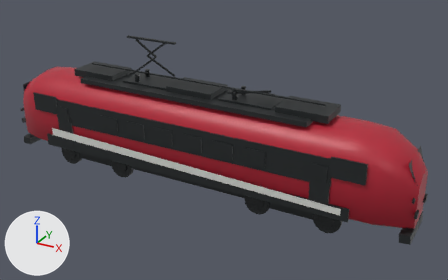
An edit to the glTF model public/models/railjet-lab/blender/railjet-nextgen-taurus.glb, drawn before and after from the same camera.
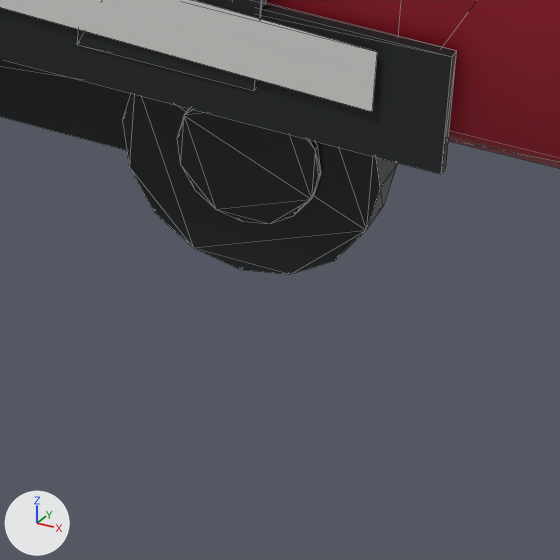
The first picture shows the older version from a 50 mm camera at (12.99, -21.26, 13.07) aimed at (1.17, 0.23, 2.33). The close-ups show the older and then the newer version on the part from 67% to 81% of the width and 73% to 95% of the height of that picture. Only the edits that show in the close-ups are written down. Every picture has the same lights, and +X, +Y and +Z are marked at lower left. The close-ups show mesh edges as thin lines. Where no turn or scale is listed for an object, it has been applied to the vertices.

Objects in the first close-up: 'taurus_bogie_b_brake_disc_-1_1', 'taurus_bogie_b_sideframe_-1', 'taurus_bogie_b_wheel_-1_1', 'taurus_cab_door_-1_1', 'taurus_light_sweep_-1', 'taurus_lofted_body', 'taurus_side_lower_panel_-1'.
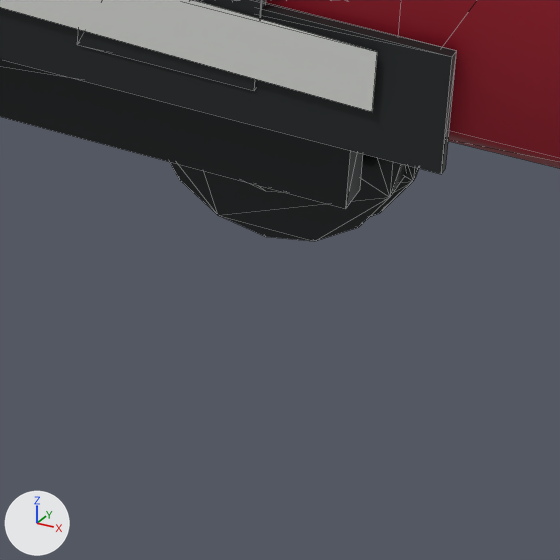
Location of each change, [x1, y1, x2, y2] in pixels of the close-ups (560 x 560 px):
'taurus_bogie_b_wheel_-1_1', moved
    before: [123, 93, 397, 274]
    after: [170, 154, 408, 241]
'taurus_bogie_b_flange_-1_1', added
    after: [371, 166, 419, 216]
'taurus_bogie_b_sideframe_-1', unchanged, uncovered by the edit
    before: [0, 59, 130, 150]
    after: [0, 59, 363, 209]
'taurus_bogie_b_brake_disc_-1_1', unchanged, covered by the edit
    before: [177, 109, 321, 224]
    after: [247, 182, 281, 192]

What the commit changed:
Object 'taurus_bogie_b_wheel_-1_1' (ob_taurus_bogie_b_wheel__1_1) moves from (1.5, -1.02, 0.575) to (1.5, -0.718, 0.575).
Object 'taurus_bogie_b_flange_-1_1' (ob_taurus_bogie_b_flange__1_1) is new; it shows me_rj_unitcylinder_16.
Its parent is ob_taurus_bogie_b.
Its location is (1.5, -0.613, 0.575).
Its rotation in degrees is (90, 0, 0).
Its scale is (1.23, 1.23, 0.035).
